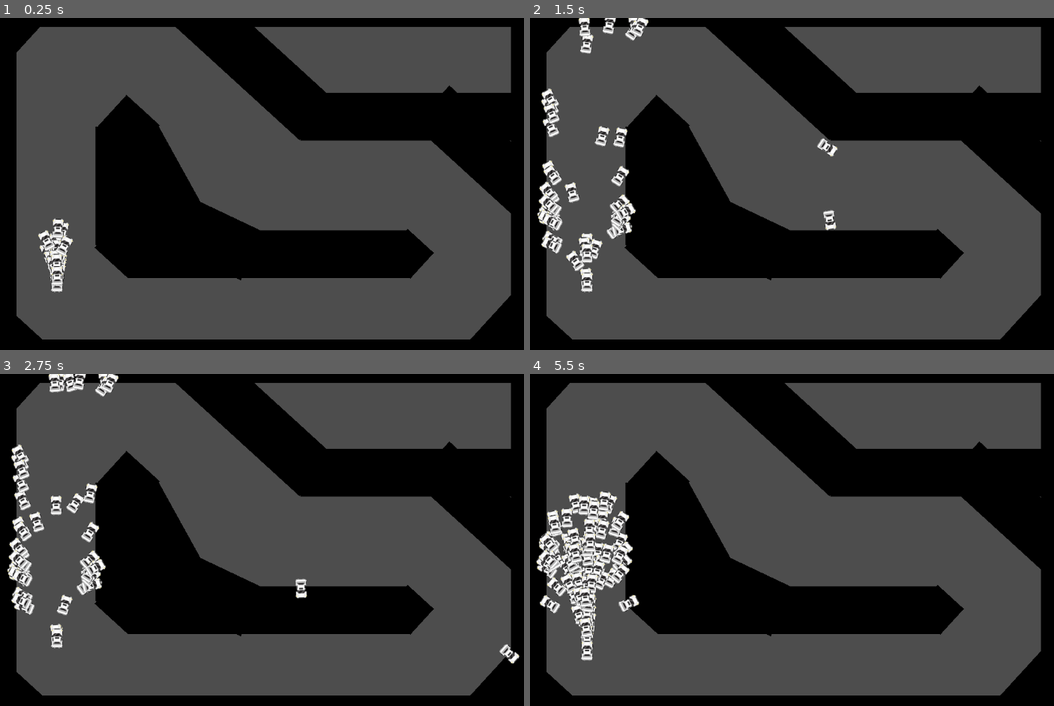
Above: before the commit, frames 1-4 (two rows, left to right).
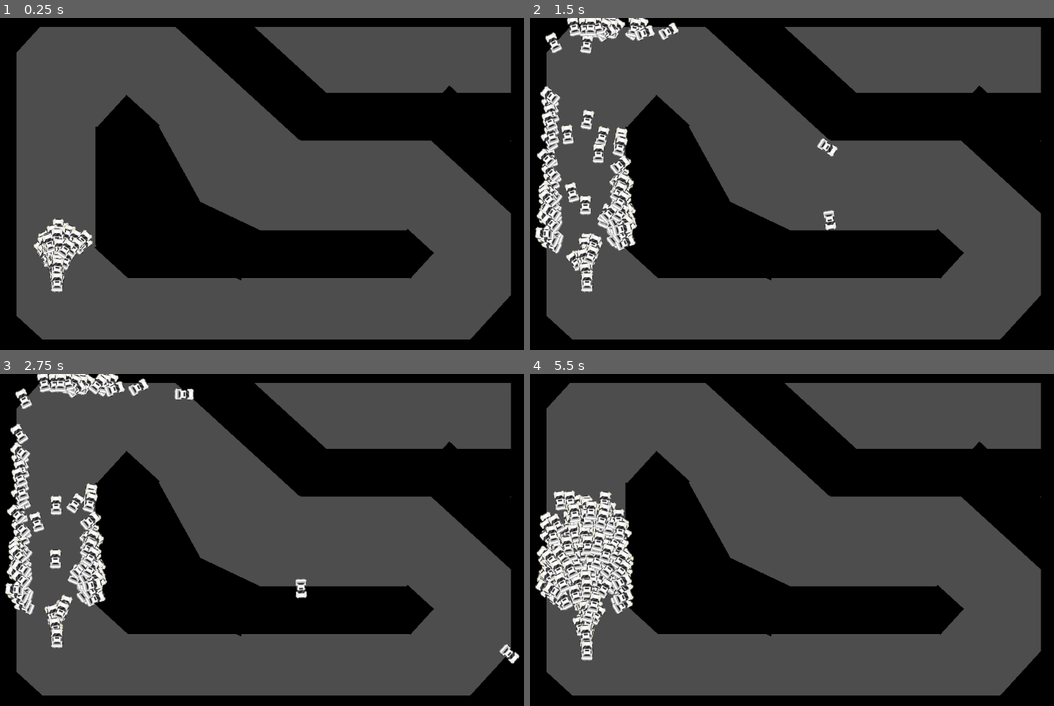
Above: after the commit, the same moments.

Repository: Eliyaan/IA_Voitures_GeneticAlgorithm
Game: Godot game, scene res://scene/main.tscn
The game is run twice, just before and just after one commit, with the same random seed, the same clock (stepped at 60 frames per second) and the same inputs.
Inputs:
- Up to frame 1 (0.25 s): no input
- Up to frame 2 (1.5 s): no input
- Up to frame 3 (2.75 s): no input
- Up to frame 4 (5.5 s): tap Enter at 4.25 s

The runs differ from the first frame. In frame 1, 0.9% of the frame differs, in the area x 6-18%, y 62-83%; in frame 2, 3.9%; in frame 3, 3.8%; in frame 4, 4.9%, in the area x 1-21%, y 34-85%.

Commit message:
normalement ca marche
donc backup

Diff:
--- a/codes/main.gd
+++ b/codes/main.gd
@@ -1,7 +1,7 @@
 extends Node2D
 @export var voitures : PackedScene
 var steps: int = 0
-var nb_voitures: int = 100
+var nb_voitures: int = 300
 var nb_offsprings: int = 20
 var running: bool = false
 var sim_steps: int = 300
